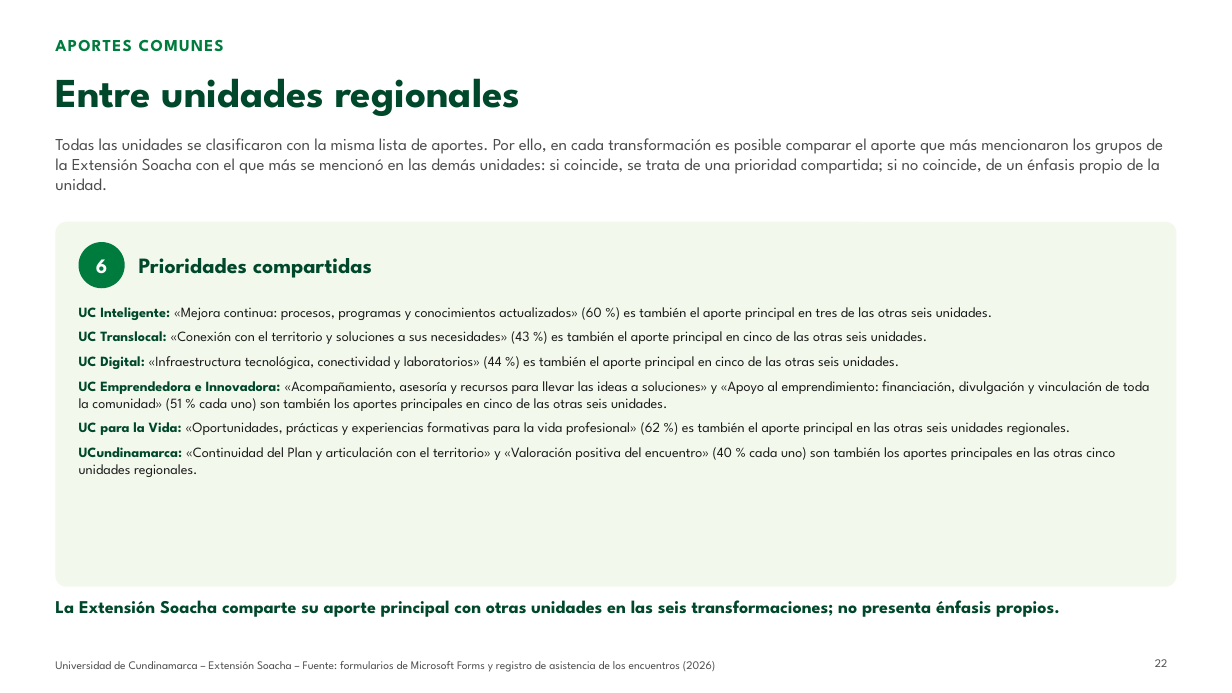
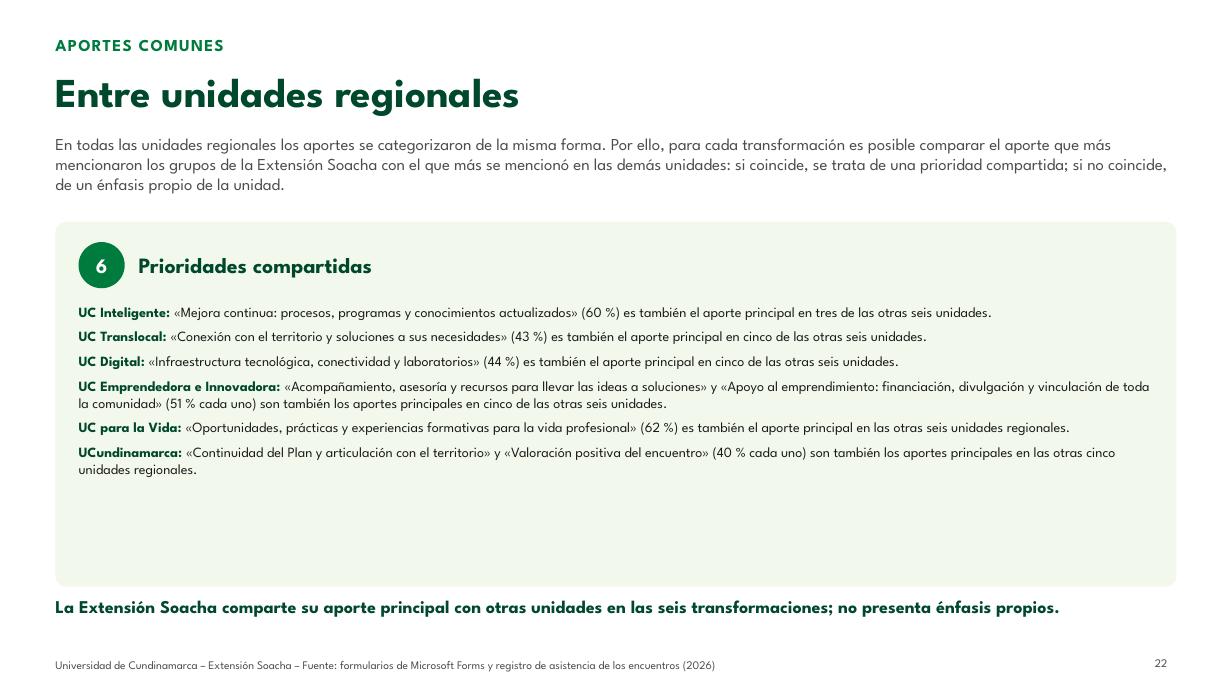
Before and after one commit to Nicolaserd/Planeacion_estrategica_transformaciones_temas, a slide deck: slide 22 of flujo_bert_jev/informe/presentaciones/Presentacion_Extension_Soacha_BERT_Jev.pptx. Drawn at 1232x693 pixels with LibreOffice and Linux fonts; fonts in the diff are those of the drawing; background and template pictures are left out. Boxes give left, top, right and bottom in pixels: in the first picture for what was removed or moved away, otherwise in the second. Text is boxed around its words. In the diff, an @@ line names an element or a change of style, - is before the commit and + after.

```diff
--- a/flujo_bert_jev/informe/presentaciones/Presentacion_Extension_Soacha_BERT_Jev.pptx
+++ b/flujo_bert_jev/informe/presentaciones/Presentacion_Extension_Soacha_BERT_Jev.pptx
@@ text at <box>55,138,1167,194</box>: text changed @@
-Todas las unidades se clasificaron con la misma lista de aportes. Por ello, en cada transformación es posible comparar el aporte que más mencionaron los grupos de la Extensión Soacha con el que más se mencionó en las demás unidades: si coincide, se trata de una prioridad compartida; si no coincide, de un énfasis propio de la unidad.
+En todas las unidades regionales los aportes se categorizaron de la misma forma. Por ello, para cada transformación es posible comparar el aporte que más mencionaron los grupos de la Extensión Soacha con el que más se mencionó en las demás unidades: si coincide, se trata de una prioridad compartida; si no coincide, de un énfasis propio de la unidad.
```
Also in this commit, not shown: 7 other slides changed, 23 other files.
